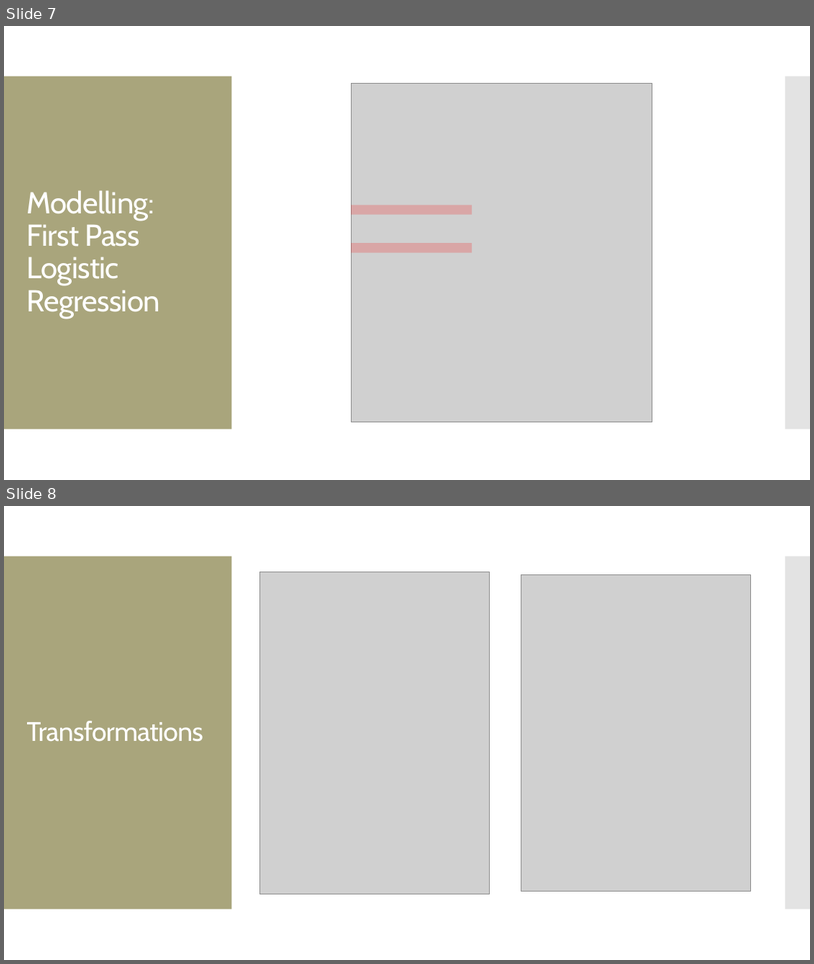
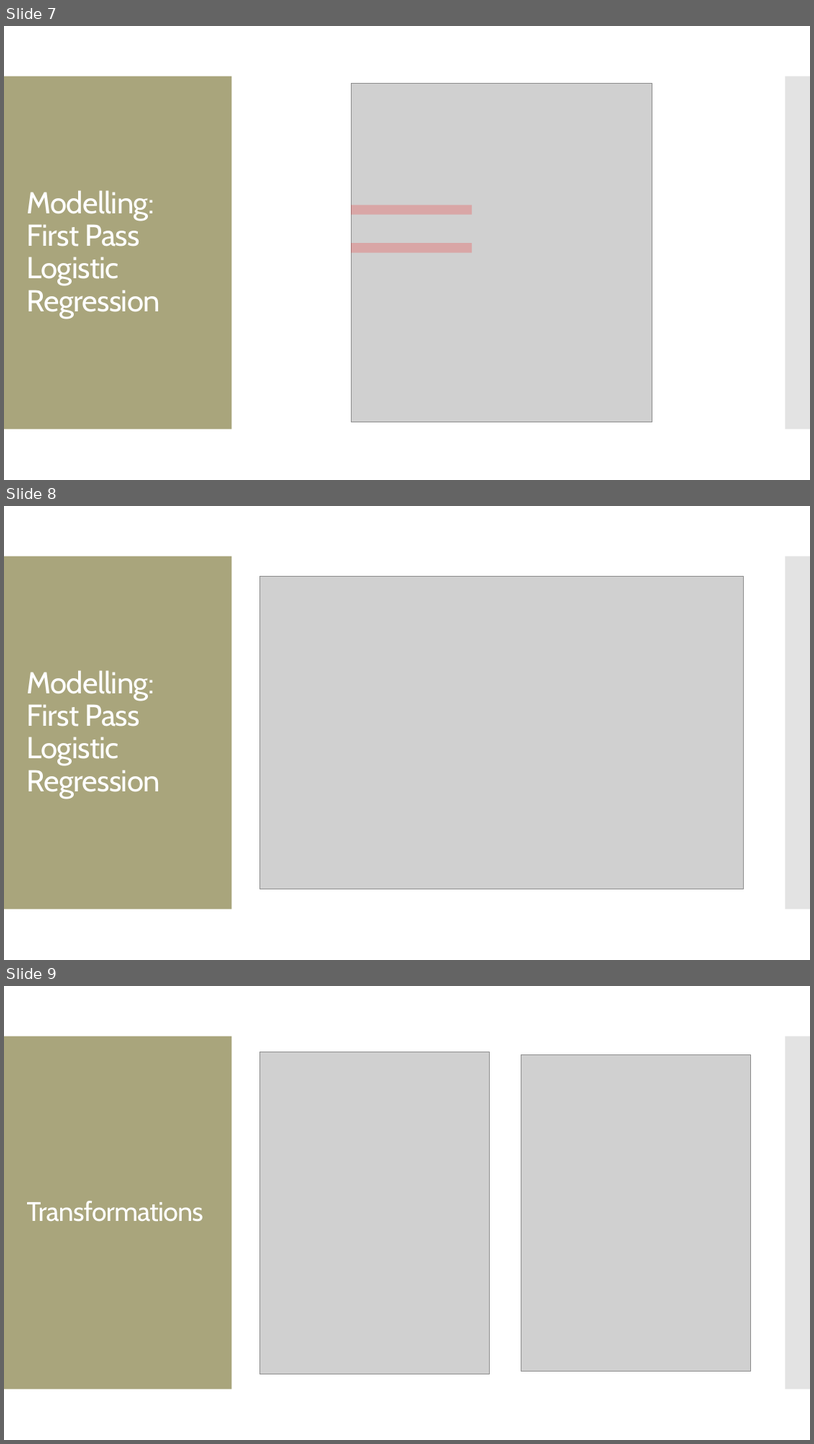
Before and after one commit to MGT-6203-Summer-2023-Edx/Team-6, a slide deck: Project Proposal/Team_6_Prop_Vid_Slides.pptx. Shown one above the other, each under a label of ours: slides 7 and 8 before the commit, slides 7, 8 and 9 after it. The pictures are 814x964 and 814x1444 pixels, drawn with LibreOffice and Linux fonts; fonts in the diff are those of the drawing; grey boxes stand for pictures. Boxes give left, top, right and bottom in pixels: in the first picture for what was removed or moved away, otherwise in the second. Text is boxed around its words. In the diff, an @@ line names an element or a change of style, - is before the commit and + after.

```diff
--- a/Project Proposal/Team_6_Prop_Vid_Slides.pptx
+++ b/Project Proposal/Team_6_Prop_Vid_Slides.pptx
@@ slide 8 added at [4,506,810,960], background #FFFFFF; not listed: 2 template elements that a slide beside it also shows @@
@@ picture added at [260,577,744,889] @@
@@ title added at [27,670,160,798], 36 pt, text #FFFFFF @@
+Modelling: First Pass Logistic Regression
@@ what was slide 8 is now slide 9 @@
```
Also in this commit, not shown: 2 slides changed, 2 slides removed, 1 other file.
